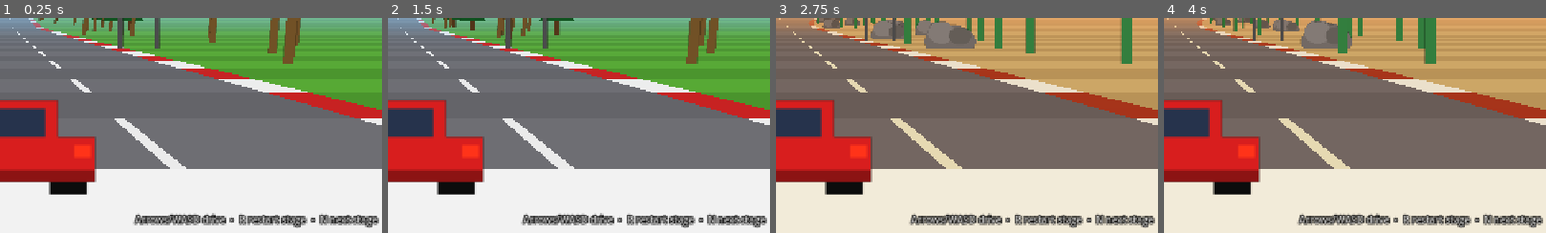
Above: before the commit, frames 1-4 (left to right).
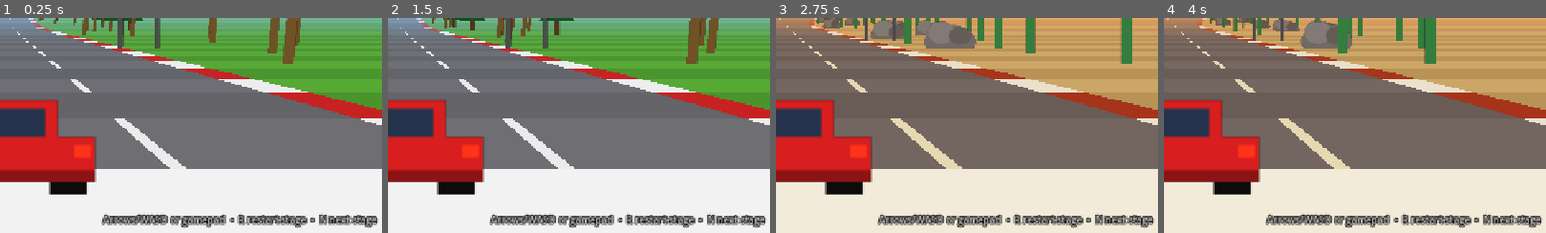
Above: after the commit, the same moments.

Repository: csmallfield/Racer2D
Game: Godot game, scene res://scenes/main.tscn
The game is run twice, just before and just after one commit, with the same random seed, the same clock (stepped at 60 frames per second) and the same inputs.
Inputs:
- Up to frame 1 (0.25 s): no input
- Up to frame 2 (1.5 s): hold D (steer_right) 0.53-1.28 s; tap N (next_level) at 0.6, 1.35 s; tap Enter at 1.25 s; hold S (brake) from 1.28 s (still down)
- Up to frame 3 (2.75 s): tap R (restart) at 2 s; release S (brake) at 2.03 s; hold D (steer_right) from 2.03 s (still down); tap N (next_level) at 2.1 s
- Up to frame 4 (4 s): tap R (restart) at 2.75 s; release D (steer_right) at 2.78 s; hold W (accelerate) 2.78-3.53 s; tap N (next_level) at 2.85, 3.6 s; hold A (steer_left) from 3.53 s (still down)
The pictures show only the part of the screen within x 50-100%, y 50-100%; the shares and areas given below are measured in that part.

The runs differ from the first frame. In frame 1, 2.0% of the frame differs, in the area x 26-100%, y 90-98%; in frame 2, 2.0%; in frame 3, 2.0%; in frame 4, 2.0%.

Commit message:
updated AI and skeleton for sound

Diff:
--- a/outrun_pseudo3d/project.godot
+++ b/outrun_pseudo3d/project.godot
@@ -15,6 +15,10 @@
 run/main_scene="res://scenes/main.tscn"
 config/features=PackedStringArray("4.7")
 
+[autoload]
+
+Audio="*res://scripts/audio_manager.gd"
+
 [display]
 
 window/size/viewport_width=1280
@@ -27,34 +31,44 @@
 "deadzone": 0.2,
 "events": [Object(InputEventKey,"resource_local_to_scene":false,"resource_name":"","device":-1,"window_id":0,"alt_press …(190 unchanged characters)…
 , Object(InputEventKey,"resource_local_to_scene":false,"resource_name":"","device":-1,"window_id":0,"alt_pressed":false …(186 unchanged characters)…
+, Object(InputEventJoypadButton,"resource_local_to_scene":false,"resource_name":"","device":-1,"button_index":0,"pressure":0.0,"pressed":true,"script":null)
+, Object(InputEventJoypadMotion,"resource_local_to_scene":false,"resource_name":"","device":-1,"axis":5,"axis_value":1.0,"script":null)
 ]
 }
 brake={
 "deadzone": 0.2,
 "events": [Object(InputEventKey,"resource_local_to_scene":false,"resource_name":"","device":-1,"window_id":0,"alt_press …(190 unchanged characters)…
 , Object(InputEventKey,"resource_local_to_scene":false,"resource_name":"","device":-1,"window_id":0,"alt_pressed":false …(186 unchanged characters)…
+, Object(InputEventJoypadButton,"resource_local_to_scene":false,"resource_name":"","device":-1,"button_index":2,"pressure":0.0,"pressed":true,"script":null)
+, Object(InputEventJoypadMotion,"resource_local_to_scene":false,"resource_name":"","device":-1,"axis":4,"axis_value":1.0,"script":null)
 ]
 }
 steer_left={
 "deadzone": 0.2,
 "events": [Object(InputEventKey,"resource_local_to_scene":false,"resource_name":"","device":-1,"window_id":0,"alt_press …(190 unchanged characters)…
 , Object(InputEventKey,"resource_local_to_scene":false,"resource_name":"","device":-1,"window_id":0,"alt_pressed":false …(186 unchanged characters)…
+, Object(InputEventJoypadMotion,"resource_local_to_scene":false,"resource_name":"","device":-1,"axis":0,"axis_value":-1.0,"script":null)
+, Object(InputEventJoypadButton,"resource_local_to_scene":false,"resource_name":"","device":-1,"button_index":13,"pressure":0.0,"pressed":true,"script":null)
 ]
 }
 steer_right={
 "deadzone": 0.2,
 "events": [Object(InputEventKey,"resource_local_to_scene":false,"resource_name":"","device":-1,"window_id":0,"alt_press …(190 unchanged characters)…
 , Object(InputEventKey,"resource_local_to_scene":false,"resource_name":"","device":-1,"window_id":0,"alt_pressed":false …(186 unchanged characters)…
+, Object(InputEventJoypadMotion,"resource_local_to_scene":false,"resource_name":"","device":-1,"axis":0,"axis_value":1.0,"script":null)
+, Object(InputEventJoypadButton,"resource_local_to_scene":false,"resource_name":"","device":-1,"button_index":14,"pressure":0.0,"pressed":true,"script":null)
 ]
 }
 restart={
 "deadzone": 0.2,
 "events": [Object(InputEventKey,"resource_local_to_scene":false,"resource_name":"","device":-1,"window_id":0,"alt_press …(190 unchanged characters)…
+, Object(InputEventJoypadButton,"resource_local_to_scene":false,"resource_name":"","device":-1,"button_index":4,"pressure":0.0,"pressed":true,"script":null)
 ]
 }
 next_level={
 "deadzone": 0.2,
 "events": [Object(InputEventKey,"resource_local_to_scene":false,"resource_name":"","device":-1,"window_id":0,"alt_press …(190 unchanged characters)…
+, Object(InputEventJoypadButton,"resource_local_to_scene":false,"resource_name":"","device":-1,"button_index":6,"pressure":0.0,"pressed":true,"script":null)
 ]
 }
 
--- /dev/null
+++ b/outrun_pseudo3d/scripts/audio_manager.gd
@@ -0,0 +1,171 @@
+extends Node
+## Autoloaded as "Audio". Central sound system.
+##
+## Design: the game calls Audio.play("crash") etc. unconditionally. On first
+## use, each sound name is looked up in res://assets/audio/ as .ogg/.wav/.mp3.
+## Missing files are silent no-ops — the game runs identically with zero,
+## some, or all sound files present. Drop correctly named files in and they
+## just work; no code changes needed. See assets/audio/SOUNDS.md for the list.
+
+# === CONFIG ===
+
+const AUDIO_DIR := "res://assets/audio/"
+const EXTENSIONS: PackedStringArray = ["ogg", "wav", "mp3"]
+const ONESHOT_POOL_SIZE := 8
+
+const MUSIC_VOLUME_DB := -8.0
+const ENGINE_MIN_VOLUME_DB := -20.0
+const ENGINE_MAX_VOLUME_DB := -6.0
+const ENGINE_MIN_PITCH := 0.7
+const ENGINE_MAX_PITCH := 1.9
+const OFFROAD_VOLUME_DB := -6.0
+const SKID_SPEED_THRESHOLD := 0.85   # fraction of max speed
+const SKID_COOLDOWN := 0.9           # seconds between skid one-shots
+
+# === STATE ===
+
+var _streams: Dictionary = {}            # name -> AudioStream (or null if missing)
+var _oneshot_pool: Array[AudioStreamPlayer] = []
+var _cooldowns: Dictionary = {}          # name -> msec timestamp of last play
+
+var _engine_player: AudioStreamPlayer
+var _offroad_player: AudioStreamPlayer
+var _music_player: AudioStreamPlayer
+var _music_name := ""
+
+
+func _ready() -> void:
+	_engine_player = _make_player()
+	_offroad_player = _make_player()
+	_music_player = _make_player()
+	_music_player.volume_db = MUSIC_VOLUME_DB
+	for i in range(ONESHOT_POOL_SIZE):
+		_oneshot_pool.append(_make_player())
+
+
+func _make_player() -> AudioStreamPlayer:
+	var p := AudioStreamPlayer.new()
+	add_child(p)
+	return p
+
+
+# === PUBLIC API ===
+
+## Fire-and-forget one-shot. Missing file = silent no-op.
+## cooldown (seconds) suppresses rapid re-triggering of the same sound.
+func play(sound_name: String, volume_db: float = 0.0, pitch: float = 1.0,
+		cooldown: float = 0.0) -> void:
+	var stream := _find_stream(sound_name)
+	if stream == null:
+		return
+	if cooldown > 0.0:
+		var now := Time.get_ticks_msec()
+		var last: int = _cooldowns.get(sound_name, -100000)
+		if now - last < int(cooldown * 1000.0):
+			return
+		_cooldowns[sound_name] = now
+	for p in _oneshot_pool:
+		if not p.playing:
+			p.stream = stream
+			p.volume_db = volume_db
+			p.pitch_scale = pitch
+			p.play()
+			return
+	# Pool exhausted: steal the first player (oldest sound).
+	_oneshot_pool[0].stream = stream
+	_oneshot_pool[0].volume_db = volume_db
+	_oneshot_pool[0].pitch_scale = pitch
+	_oneshot_pool[0].play()
+
+
+## Start a level's music track (looping). Empty name or missing file = silence.
+## Calling again with the same name keeps the current playback running.
+func play_music(music_name: String) -> void:
+	if music_name == _music_name and _music_player.playing:
+		return
+	_music_name = music_name
+	_music_player.stop()
+	if music_name.is_empty():
+		return
+	var stream := _find_stream(music_name)
+	if stream == null:
+		return
+	_music_player.stream = stream
+	_music_player.play()
+
+
+func stop_music() -> void:
+	_music_name = ""
+	_music_player.stop()
+
+
+## Continuous engine + surface audio. Call every frame from the game loop.
+## speed_percent: 0..1 of max speed. off_road: player is on the grass.
+## steer: current steering amount (-1..1), used for skid triggering.
+func update_engine(speed_percent: float, off_road: bool, steer: float = 0.0) -> void:
+	# Engine loop: pitch and volume rise with speed.
+	var engine_stream := _find_stream("engine_loop")
+	if engine_stream != null:
+		if not _engine_player.playing:
+			_engine_player.stream = engine_stream
+			_engine_player.play()
+		_engine_player.pitch_scale = lerpf(ENGINE_MIN_PITCH, ENGINE_MAX_PITCH, speed_percent)
+		_engine_player.volume_db = lerpf(ENGINE_MIN_VOLUME_DB, ENGINE_MAX_VOLUME_DB, speed_percent)
+
+	# Off-road rumble loop, only while actually rolling on the grass.
+	var offroad_stream := _find_stream("offroad_loop")
+	if offroad_stream != null:
+		var want := off_road and speed_percent > 0.03
+		if want and not _offroad_player.playing:
+			_offroad_player.stream = offroad_stream
+			_offroad_player.volume_db = OFFROAD_VOLUME_DB
+			_offroad_player.play()
+		elif not want and _offroad_player.playing:
+			_offroad_player.stop()
+
+	# Tire skid: hard steering near top speed.
+	if absf(steer) > 0.5 and speed_percent > SKID_SPEED_THRESHOLD and not off_road:
+		play("skid", -4.0, 1.0, SKID_COOLDOWN)
+
+
+## Silence everything gameplay-related (used on level reload).
+func stop_engine() -> void:
+	_engine_player.stop()
+	_offroad_player.stop()
+
+
+# === LOADING ===
+
+## Resolve a sound name to a stream, trying each extension. Results
+## (including misses) are cached. Loops are enabled on *_loop and music_*.
+func _find_stream(sound_name: String) -> AudioStream:
+	if _streams.has(sound_name):
+		return _streams[sound_name]
+	var found: AudioStream = null
+	for ext in EXTENSIONS:
+		var path := AUDIO_DIR + sound_name + "." + ext
+		if ResourceLoader.exists(path):
+			found = load(path)
+			break
+	if found != null and (sound_name.ends_with("_loop") or sound_name.begins_with("music_")):
+		_enable_loop(found)
+	_streams[sound_name] = found
+	return found
+
+
+## Force looping regardless of the file's import settings, per stream type.
+func _enable_loop(stream: AudioStream) -> void:
+	if stream is AudioStreamOggVorbis:
+		(stream as AudioStreamOggVorbis).loop = true
+	elif stream is AudioStreamMP3:
+		(stream as AudioStreamMP3).loop = true
+	elif stream is AudioStreamWAV:
+		var wav := stream as AudioStreamWAV
+		wav.loop_mode = AudioStreamWAV.LOOP_FORWARD
+		wav.loop_begin = 0
+		wav.loop_end = wav.data.size() / _wav_frame_bytes(wav)
+
+
+static func _wav_frame_bytes(wav: AudioStreamWAV) -> int:
+	var bytes := 2 if wav.format == AudioStreamWAV.FORMAT_16_BITS else 1
+	return bytes * (2 if wav.stereo else 1)
--- a/outrun_pseudo3d/scripts/hud.gd
+++ b/outrun_pseudo3d/scripts/hud.gd
@@ -23,7 +23,7 @@
 			HORIZONTAL_ALIGNMENT_CENTER, Color(1, 1, 1))
 	hint_label = _make_label(Vector2(0, 686), Vector2(1272, 30), 16,
 			HORIZONTAL_ALIGNMENT_RIGHT, Color(1, 1, 1, 0.7))
-	hint_label.text = "Arrows/WASD drive  •  R restart stage  •  N next stage"
+	hint_label.text = "Arrows/WASD or gamepad  •  R restart stage  •  N next stage"
 
 
 func _make_label(pos: Vector2, size: Vector2, font_size: int,
--- a/outrun_pseudo3d/scripts/levels/level_01_coastal.gd
+++ b/outrun_pseudo3d/scripts/levels/level_01_coastal.gd
@@ -8,6 +8,7 @@
 	level_name = "STAGE 1 — COASTAL RUN"
 	time_limit = 80.0
 	traffic_count = 12
+	music = "music_coastal"
 	theme = {
 		"sky_top": Color(0.12, 0.35, 0.82),
 		"sky_bottom": Color(0.55, 0.78, 0.95),
--- a/outrun_pseudo3d/scripts/levels/level_02_desert.gd
+++ b/outrun_pseudo3d/scripts/levels/level_02_desert.gd
@@ -7,6 +7,7 @@
 	level_name = "STAGE 2 — DESERT PASS"
 	time_limit = 85.0
 	traffic_count = 16
+	music = "music_desert"
 	theme = {
 		"sky_top": Color(0.35, 0.15, 0.4),
 		"sky_bottom": Color(0.95, 0.6, 0.35),
--- a/outrun_pseudo3d/scripts/main.gd
+++ b/outrun_pseudo3d/scripts/main.gd
@@ -4,6 +4,7 @@
 
 const LEVELS_DIR := "res://scripts/levels"
 const STAGE_CLEAR_DELAY := 3.0
+const AI_LOOKAHEAD := 20        # segments traffic scans ahead for avoidance
 
 enum State { RUNNING, STAGE_CLEAR, GAME_OVER }
 
@@ -20,6 +21,7 @@
 var state: State = State.RUNNING
 var time_left := 0.0
 var state_timer := 0.0
+var _last_beep_second := -1     # last whole second a time_warning beep fired
 
 
 func _ready() -> void:
@@ -69,8 +71,11 @@
 
 	time_left = level.time_limit
 	state = State.RUNNING
+	_last_beep_second = -1
 	hud.set_stage(level.level_name)
 	hud.set_message("")
+	Audio.stop_engine()
+	Audio.play_music(level.music)
 
 
 func _spawn_traffic() -> void:
@@ -128,26 +133,36 @@
 	_update_traffic(dt)
 	_check_collisions()
 	_scroll_background(dt)
+	Audio.update_engine(player.speed / PlayerCar.MAX_SPEED,
+			absf(player.x) > 1.0, player.steer_dir)
 
 	time_left -= dt
+	var whole_seconds := int(ceilf(time_left))
+	if whole_seconds <= 10 and whole_seconds >= 1 and whole_seconds != _last_beep_second:
+		_last_beep_second = whole_seconds
+		Audio.play("time_warning")
+
 	if crossed:
 		state = State.STAGE_CLEAR
 		state_timer = STAGE_CLEAR_DELAY
 		hud.set_message("STAGE CLEAR!")
+		Audio.play("stage_clear")
 	elif time_left <= 0.0:
 		time_left = 0.0
 		state = State.GAME_OVER
 		hud.set_message("TIME UP — press R to retry")
+		Audio.play("game_over")
 
 
 ## Keeps the world moving (with input disabled) during clear/game-over states.
 func _coast_frame(dt: float, target_speed: float) -> void:
 	player.speed = move_toward(player.speed, target_speed, PlayerCar.MAX_SPEED * 0.5 * dt)
 	player.position_z = fposmod(player.position_z + player.speed * dt, track.track_length())
-	player.steer_dir = 0
+	player.steer_dir = 0.0
 	player.bounce = 0.0
 	_update_traffic(dt)
 	_scroll_background(dt)
+	Audio.update_engine(player.speed / PlayerCar.MAX_SPEED, false)
 
 
 func _scroll_background(dt: float) -> void:
@@ -157,13 +172,67 @@
 
 func _update_traffic(dt: float) -> void:
 	var track_len := track.track_length()
+	var player_seg := find_segment(player.position_z)
+	var player_w: float = SpriteCatalog.get_def("player").world_w / RoadRenderer.ROAD_WIDTH
 	for car in cars:
 		var old_seg := find_segment(car.z)
+		car.offset = clampf(
+				float(car.offset) + _car_steer(car, old_seg, player_seg, player_w) * dt * 60.0,
+				-1.2, 1.2)
 		car.z = fposmod(car.z + car.speed * dt, track_len)
 		var new_seg := find_segment(car.z)
 		if old_seg.index != new_seg.index:
 			old_seg.cars.erase(car)
 			new_seg.cars.append(car)
+
+
+## Per-frame lateral steering for one NPC car (codeincomplete's updateCarOffset).
+## Scans up to AI_LOOKAHEAD segments ahead; dodges the player and slower cars,
+## steering harder the closer the obstacle. Returns offset delta per 1/60 s.
+func _car_steer(car: Dictionary, car_seg: Dictionary, player_seg: Dictionary,
+		player_w: float) -> float:
+	var seg_count := track.segments.size()
+	# Cars far outside the drawn window don't need AI (invisible anyway).
+	var rel: int = (int(car_seg.index) - int(player_seg.index) + seg_count) % seg_count
+	if rel > RoadRenderer.DRAW_DISTANCE:
+		return 0.0
+
+	var car_w: float = SpriteCatalog.get_def(car.sprite).world_w / RoadRenderer.ROAD_WIDTH
+	for i in range(1, AI_LOOKAHEAD):
+		var seg: Dictionary = track.segments[(int(car_seg.index) + i) % seg_count]
+
+		# Player ahead of us, we're faster, and paths overlap: swerve.
+		if seg.index == player_seg.index and car.speed > player.speed 				and _overlap(player.x, player_w, car.offset, car_w, 1.2):
+			var dir := 0.0
+			if player.x > 0.5:
+				dir = -1.0
+			elif player.x < -0.5:
+				dir = 1.0
+			else:
+				dir = 1.0 if float(car.offset) > player.x else -1.0
+			return dir / float(i) * float(car.speed - player.speed) / PlayerCar.MAX_SPEED
+
+		# Slower car ahead: swerve around it.
+		for other in seg.cars:
+			if other == car:
+				continue
+			var other_w: float = SpriteCatalog.get_def(other.sprite).world_w 					/ RoadRenderer.ROAD_WIDTH
+			if car.speed > other.speed 					and _overlap(car.offset, car_w, other.offset, other_w, 1.2):
+				var dir := 0.0
+				if float(other.offset) > 0.5:
+					dir = -1.0
+				elif float(other.offset) < -0.5:
+					dir = 1.0
+				else:
+					dir = 1.0 if float(car.offset) > float(other.offset) else -1.0
+				return dir / float(i) * float(car.speed - other.speed) / PlayerCar.MAX_SPEED
+
+	# Nothing ahead: drift back toward the road if we've wandered wide.
+	if float(car.offset) < -0.9:
+		return 0.1
+	if float(car.offset) > 0.9:
+		return -0.1
+	return 0.0
 
 
 func _check_collisions() -> void:
@@ -179,6 +248,7 @@
 			var sw: float = def.world_w / RoadRenderer.ROAD_WIDTH
 			if _overlap(player.x, player_w, spr.offset, sw):
 				player.speed = PlayerCar.MAX_SPEED * 0.06
+				Audio.play("crash", 0.0, 1.0, 0.5)
 				break
 
 	# Traffic: rear-ending a slower car slams your speed down and pushes
@@ -190,6 +260,7 @@
 		if _overlap(player.x, player_w, car.offset, cw, 0.8):
 			player.speed = car.speed * (car.speed / maxf(player.speed, 1.0))
 			player.position_z = fposmod(car.z - renderer.player_z(), track.track_length())
+			Audio.play("bump", 0.0, 1.0, 0.3)
 			break
 
 
--- a/outrun_pseudo3d/scripts/player_car.gd
+++ b/outrun_pseudo3d/scripts/player_car.gd
@@ -15,7 +15,7 @@
 var position_z := 0.0     # distance along the track (world units)
 var x := 0.0              # lateral position, -1..1 = on road
 var speed := 0.0
-var steer_dir := 0        # -1 / 0 / +1, used by the renderer for car tilt
+var steer_dir := 0.0      # -1..1 analog steer amount, used for car tilt
 var bounce := 0.0         # vertical shake in screen px when off-road
 
 
@@ -26,21 +26,21 @@
 	# At full speed you can cross the whole road in ~1 second.
 	var dx := dt * 2.0 * speed_percent
 
-	steer_dir = 0
-	if Input.is_action_pressed("steer_left"):
-		x -= dx
-		steer_dir = -1
-	elif Input.is_action_pressed("steer_right"):
-		x += dx
-		steer_dir = 1
+	# Analog on gamepads, -1/0/+1 on keyboard.
+	var steer := Input.get_axis("steer_left", "steer_right")
+	x += dx * steer
+	steer_dir = steer
 
 	# Centrifugal force: curves push the car toward the outside.
 	x -= dx * speed_percent * seg.curve * CENTRIFUGAL
 
-	if Input.is_action_pressed("accelerate"):
-		speed += ACCEL * dt
-	elif Input.is_action_pressed("brake"):
-		speed += BRAKING * dt
+	# Analog triggers scale acceleration/braking; keys give full strength.
+	var throttle := Input.get_action_strength("accelerate")
+	var brake_in := Input.get_action_strength("brake")
+	if throttle > 0.0:
+		speed += ACCEL * dt * throttle
+	elif brake_in > 0.0:
+		speed += BRAKING * dt * brake_in
 	else:
 		speed += DECEL * dt
 
--- a/outrun_pseudo3d/scripts/track_level.gd
+++ b/outrun_pseudo3d/scripts/track_level.gd
@@ -14,6 +14,7 @@
 var level_name := "UNNAMED STAGE"
 var time_limit := 70.0       # seconds to reach the finish line
 var traffic_count := 10      # number of NPC cars on the track
+var music := ""              # sound name in assets/audio/, e.g. "music_coastal"
 
 ## Colors used by the renderer. Override any/all of these per level.
 var theme := {
Not shown, added: outrun_pseudo3d/scripts/audio_manager.gd.uid
Not shown, changed: outrun_pseudo3d/MANIFEST.md
Not shown, changed: outrun_pseudo3d/README.md
Not shown, added: outrun_pseudo3d/assets/audio/SOUNDS.md
